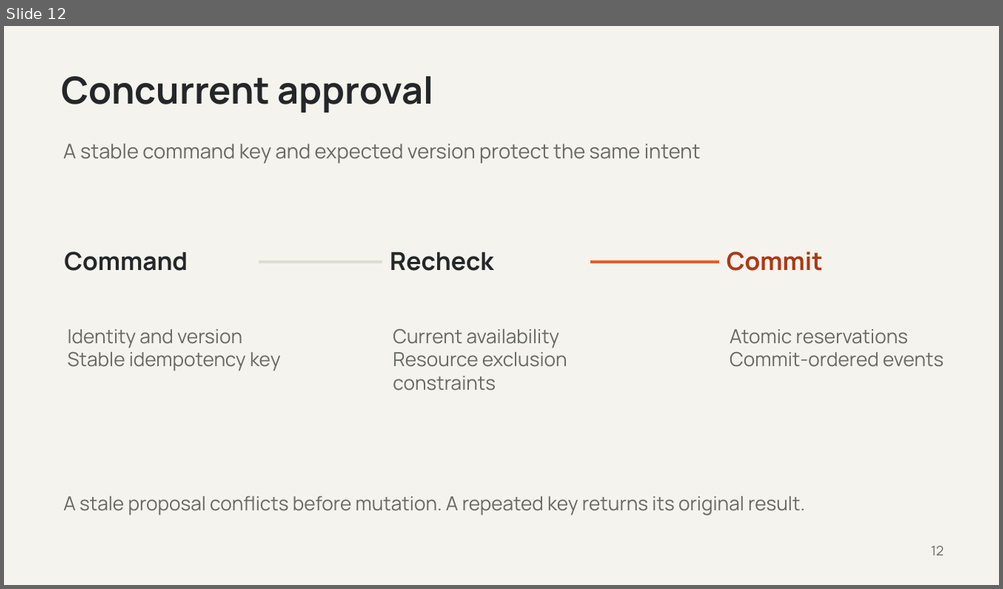
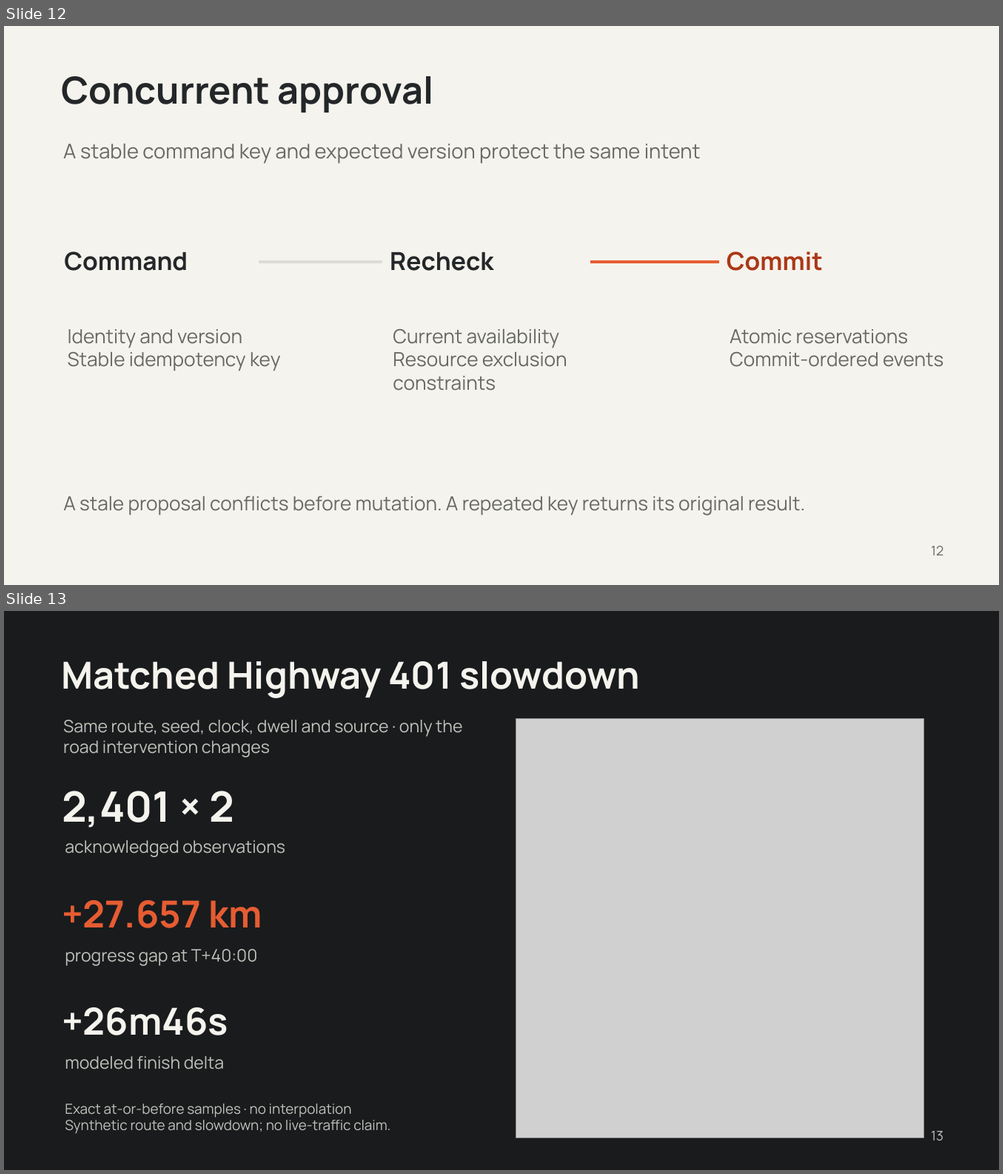
Before and after one commit to Zen-cronic/rhode, a slide deck: apps/web/public/demo/roadstar-pitch.pptx. Shown one above the other, each under a label of ours: slide 12 before the commit, slides 12 and 13 after it. The pictures are 1003x589 and 1003x1174 pixels, drawn with LibreOffice and Linux fonts; fonts in the diff are those of the drawing; grey boxes stand for pictures. Boxes give left, top, right and bottom in pixels: in the first picture for what was removed or moved away, otherwise in the second. Text is boxed around its words. In the diff, an @@ line names an element or a change of style, - is before the commit and + after.

```diff
--- a/apps/web/public/demo/roadstar-pitch.pptx
+++ b/apps/web/public/demo/roadstar-pitch.pptx
@@ slide 13 added at box(4, 611, 999, 1170), background #191B1D @@
@@ text added at box(61, 661, 640, 698), 36 pt, text #F5F3ED, bold @@
+Matched Highway 401 slowdown
@@ text added at box(63, 720, 462, 758), 16.5 pt, text #BFC2BA @@
+Same route, seed, clock, dwell and source · only the road intervention changes
@@ picture added at box(516, 719, 923, 1139) @@
@@ text added at box(62, 791, 234, 828), 40.5 pt, text #F5F3ED, bold @@
+2,401 × 2
@@ text added at box(65, 840, 285, 857), 16.5 pt, text #BFC2BA @@
+acknowledged observations
@@ text added at box(62, 900, 262, 928), 36 pt, text #E65C32, bold @@
++27.657 km
@@ text added at box(65, 949, 258, 966), 16.5 pt, text #BFC2BA @@
+progress gap at T+40:00
@@ text added at box(62, 1008, 228, 1036), 36 pt, text #F5F3ED, bold @@
++26m46s
@@ text added at box(65, 1056, 224, 1070), 16.5 pt, text #BFC2BA @@
+modeled finish delta
@@ text added at box(65, 1104, 390, 1134), 13.5 pt, text #BFC2BA @@
+Exact at-or-before samples · no interpolation
+Synthetic route and slowdown; no live-traffic claim.
@@ text added at box(930, 1131, 943, 1141), 12.8 pt, text #BFC2BA @@
+13
```
Also in this commit, not shown: 1 slide removed, 5 other files.
